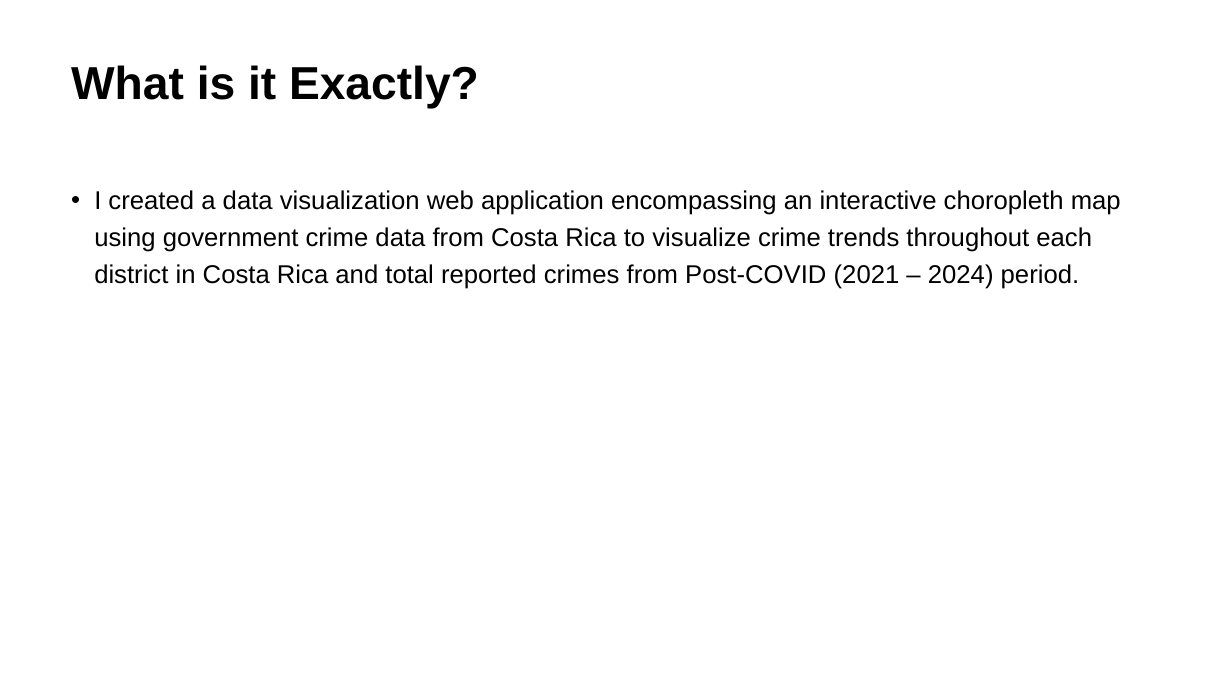
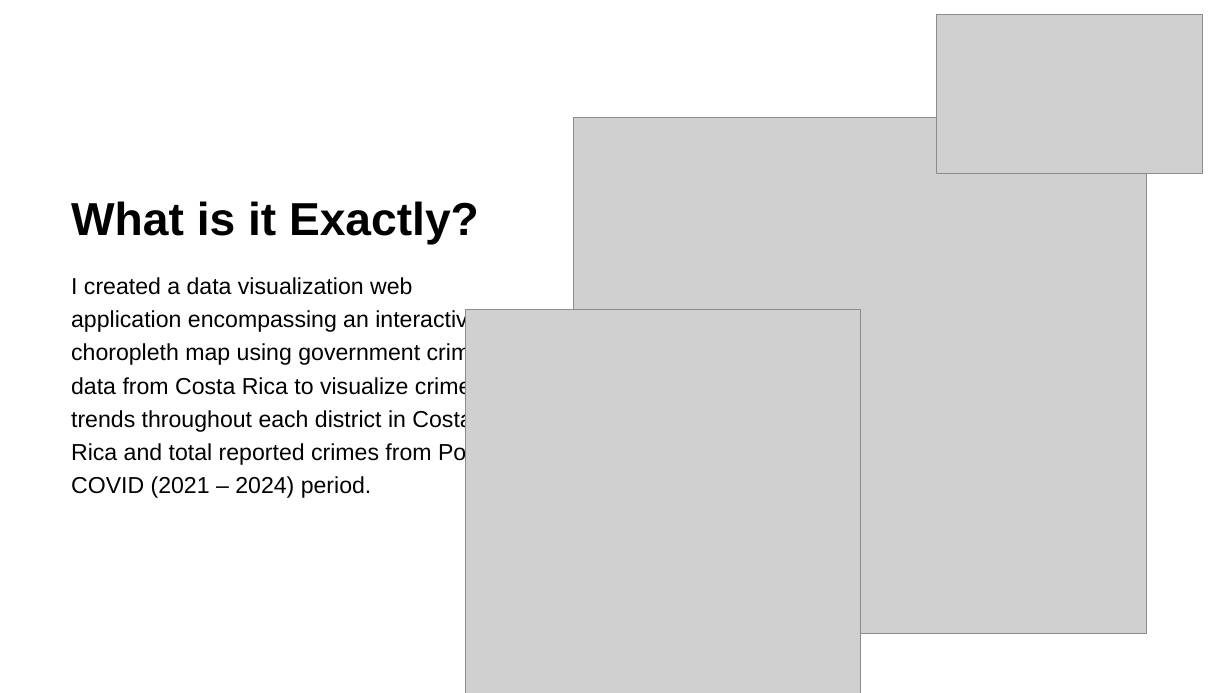
Before and after one commit to jennymorganryan/Crime-in-Costa-Rica, a slide deck: slide 2 of Costa RIca Crime Data Visualization Web Application.pptx. Drawn at 1232x693 pixels with LibreOffice and Linux fonts; fonts in the diff are those of the drawing; grey boxes stand for pictures. Boxes give left, top, right and bottom in pixels: in the first picture for what was removed or moved away, otherwise in the second. Text is boxed around its words. In the diff, an @@ line names an element or a change of style, - is before the commit and + after.

```diff
--- a/Costa RIca Crime Data Visualization Web Application.pptx
+++ b/Costa RIca Crime Data Visualization Web Application.pptx
@@ picture added at (937, 14, 1203, 174) @@
@@ title "What is it Exactly?": place and size @@
-title "What is it Exactly?" at (71, 65, 479, 109)
+title "What is it Exactly?" at (71, 201, 479, 245)
@@ title "What is it Exactly?" at (71, 201, 479, 245): vertical alignment top to bottom @@
@@ picture added at (574, 117, 1147, 634) @@
@@ text "I created a data visualization ...": place and size @@
-text "I created a data visualization ..." at (94, 190, 1121, 289)
+text "I created a data visualization ..." at (71, 277, 492, 498)
@@ text "I created a data visualization ..." at (71, 277, 492, 498): size 20 to 18 pt; bullet • to none @@
@@ picture added at (465, 309, 860, 693) @@
```
Also in this commit, not shown: 6 other slides changed, 1 slide added.
